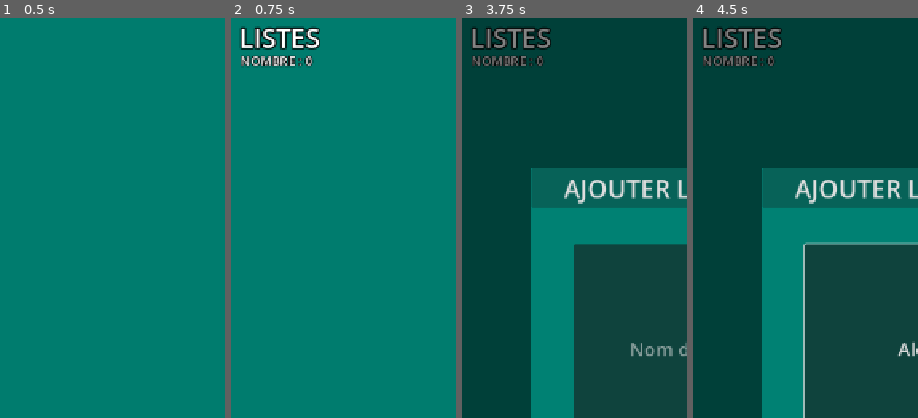
Above: before the commit, frames 1-4 (left to right).
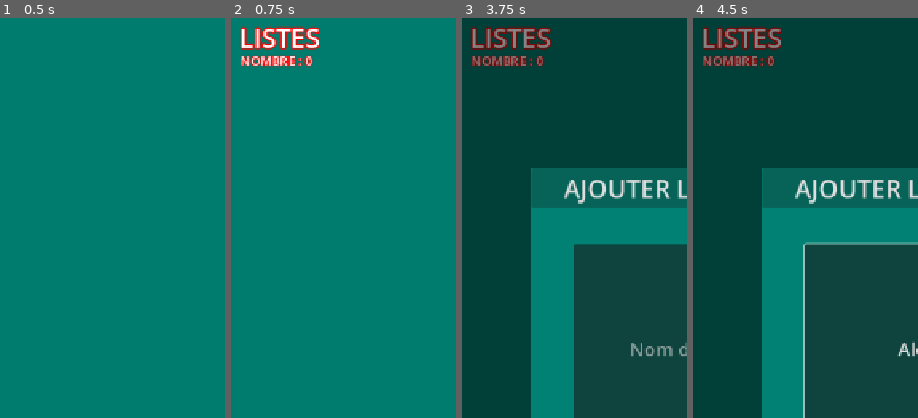
Above: after the commit, the same moments.

Repository: nf73-sshi/random-cards
Game: Godot game, scene res://Scenes/Menu/menu.tscn
The game is run twice, just before and just after one commit, with the same random seed, the same clock (stepped at 60 frames per second) and the same inputs.
Inputs (mouse positions are % of the whole screen's width and height, from its top left):
- Up to frame 1 (0.5 s): no input
- Up to frame 2 (0.75 s): click "LISTES" at 0.5 s
- Up to frame 3 (3.75 s): click (73, 2) at 1.27 s; type "12" at 1.35 s; click "X" at 2 s; click "LISTES" at 2.75 s; click "AJOUTER LISTE" at 3.5 s
- Up to frame 4 (4.5 s): click (50, 41) at 4.27 s; type "Alex" at 4.35 s
The pictures show only the part of the screen within x 0-50%, y 0-50%; the shares and areas given below are measured in that part.

Frame 1 is identical in both runs. In frame 2, 2.2% of the frame differs, in the area x 3-40%, y 2-13%; in frame 3, 1.8%; in frame 4, 1.8%.

Commit message:
lisibility

Diff:
--- a/Scenes/Game/game.tscn
+++ b/Scenes/Game/game.tscn
@@ -7,7 +7,7 @@
 [sub_resource type="LabelSettings" id="LabelSettings_qxfds"]
 font_size = 32
 outline_size = 10
-outline_color = Color(0, 0, 0, 1)
+outline_color = Color(1, 0, 0, 1)
 
 [node name="Game" type="Node2D" unique_id=344604105]
 script = ExtResource("1_mv0hc")
--- a/Scenes/ListElements/list_elements.gd
+++ b/Scenes/ListElements/list_elements.gd
@@ -37,6 +37,8 @@
 		$UI/Scroller.add_child(label)
 
 		label.label_settings = LabelSettings.new()
+		label.label_settings.outline_size = 8
+		label.label_settings.outline_color = Color(0, 0, 0, 1)
 		label.label_settings.font_size = 32
 
 		label.size = Vector2(600, 58)
@@ -81,7 +83,7 @@
 		create_remove_button.call(offsetX, offsetY)
 		create_edit_button.call(offsetX, offsetY)
 		create_count_label.call(offsetX, offsetY)
-		offsetY += 80
+		offsetY += 65
 	$UI/Scroller.minPosY = -offsetY + 100.0
 	$UI/Count.text = "NOMBRE : " + str(Data.listes[Data.current_list_name].elements.size())
 
--- a/Scenes/ListElements/list_elements.tscn
+++ b/Scenes/ListElements/list_elements.tscn
@@ -4,14 +4,14 @@
 [ext_resource type="Script" uid="uid://n0kih06sm1mc" path="res://Utils/Scroller/scroller.gd" id="2_yfqdx"]
 
 [sub_resource type="LabelSettings" id="LabelSettings_rxhxr"]
-font_size = 35
+font_size = 36
 outline_size = 10
-outline_color = Color(0, 0, 0, 1)
+outline_color = Color(1, 0, 0, 1)
 
 [sub_resource type="LabelSettings" id="LabelSettings_yfqdx"]
 font_size = 20
 outline_size = 7
-outline_color = Color(0, 0, 0, 1)
+outline_color = Color(1, 0, 0, 1)
 
 [node name="ListElements" type="Node2D" unique_id=1797927700]
 script = ExtResource("1_1tl1k")
@@ -73,7 +73,7 @@
 offset_left = 13.0
 offset_top = 3.0
 offset_right = 404.0
-offset_bottom = 153.0
+offset_bottom = 60.0
 text = "T"
 label_settings = SubResource("LabelSettings_rxhxr")
 clip_text = true
--- a/Scenes/Listes/addlist.tscn
+++ b/Scenes/Listes/addlist.tscn
@@ -89,6 +89,7 @@
 theme_override_font_sizes/font_size = 30
 placeholder_text = "Nom de liste"
 alignment = 1
+max_length = 32
 
 [connection signal="pressed" from="UI/PopUp/Back" to="." method="_on_back_pressed"]
 [connection signal="pressed" from="UI/PopUp/Validate" to="." method="_on_validate_pressed"]
--- a/Scenes/Listes/edit_list.tscn
+++ b/Scenes/Listes/edit_list.tscn
@@ -92,6 +92,7 @@
 theme_override_font_sizes/font_size = 30
 placeholder_text = "Nouveau nom"
 alignment = 1
+max_length = 32
 
 [connection signal="pressed" from="UI/PopUp/Back" to="." method="_on_back_pressed"]
 [connection signal="pressed" from="UI/PopUp/Validate" to="." method="_on_validate_pressed"]
--- a/Scenes/Listes/listes.gd
+++ b/Scenes/Listes/listes.gd
@@ -45,7 +45,8 @@
 
 		label.label_settings = LabelSettings.new()
 		label.label_settings.font_size = 36
-
+		label.label_settings.outline_size = 8
+		label.label_settings.outline_color = Color(0, 0, 0, 1)
 		label.size = Vector2(600, 58)
 		label.clip_text = true
 
@@ -101,7 +102,7 @@
 		create_rename_button.call(offsetX, offsetY)
 		create_use_button.call(offsetX, offsetY)
 
-		offsetY += 100
+		offsetY += 80
 	$UI/Scroller.minPosY = -offsetY + 100.0
 	$UI/Count.text = "NOMBRE : " + str(Data.listes.size())
 
--- a/Scenes/Listes/listes.tscn
+++ b/Scenes/Listes/listes.tscn
@@ -6,12 +6,12 @@
 [sub_resource type="LabelSettings" id="LabelSettings_v87jk"]
 font_size = 42
 outline_size = 10
-outline_color = Color(0, 0, 0, 1)
+outline_color = Color(1, 0, 0, 1)
 
 [sub_resource type="LabelSettings" id="LabelSettings_bpm7b"]
 font_size = 20
 outline_size = 7
-outline_color = Color(0, 0, 0, 1)
+outline_color = Color(1, 0, 0, 1)
 
 [node name="Listes" type="Node2D" unique_id=995650220]
 script = ExtResource("1_v87jk")
